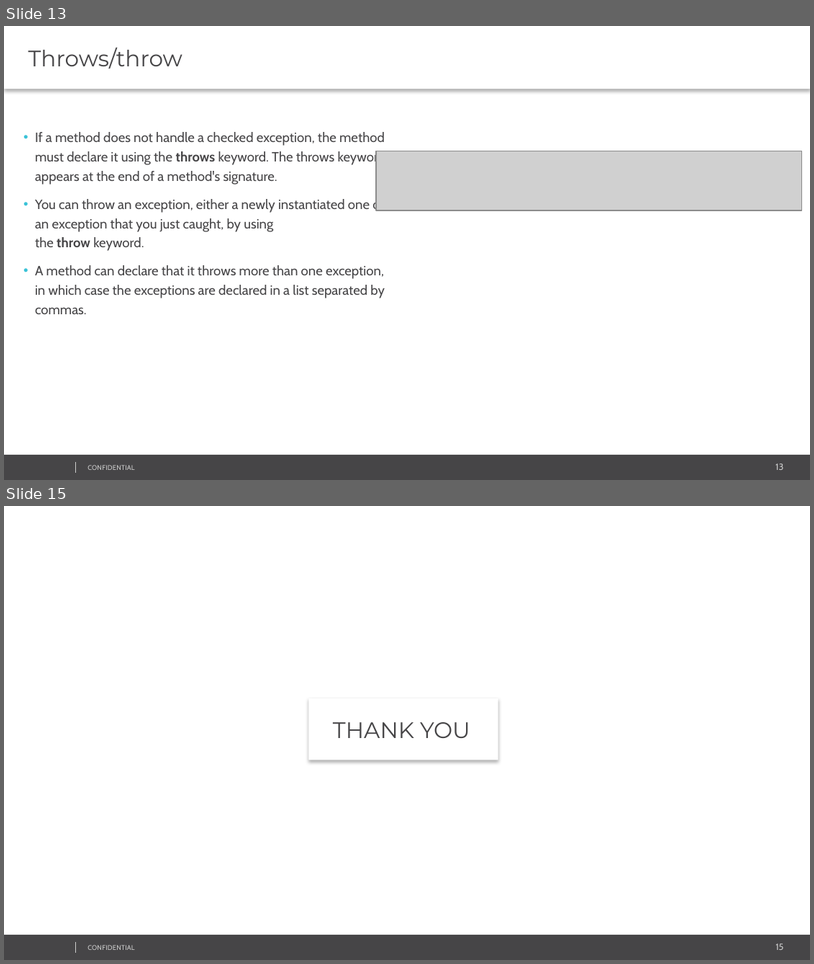
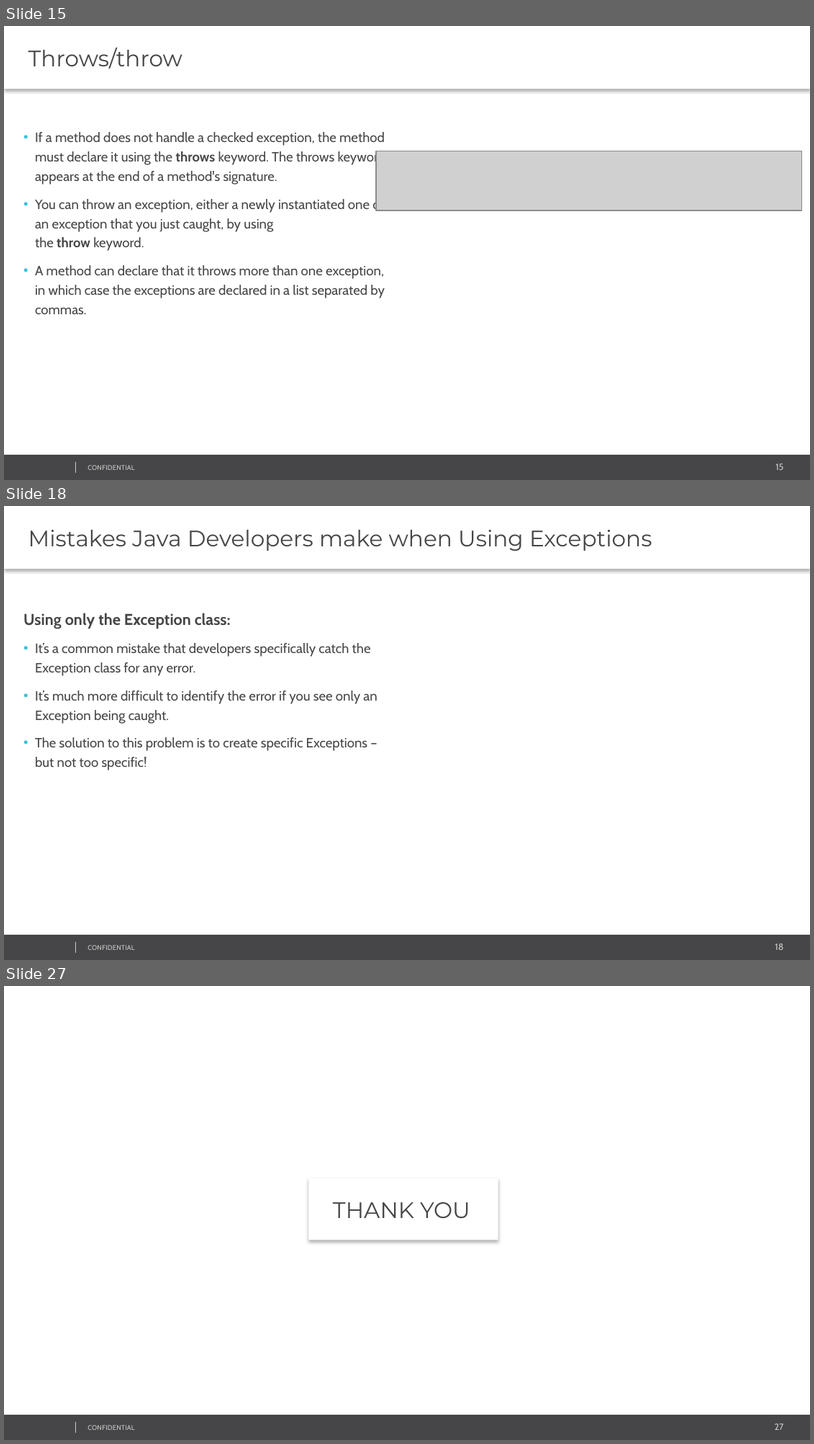
Before and after one commit to svasanth/exceptions, a slide deck: Java Exception Handling.pptx. Shown one above the other, each under a label of ours: slides 13 and 15 before the commit, slides 15, 18 and 27 after it; the slides between them are not shown. The pictures are 814x964 and 814x1444 pixels, drawn with LibreOffice and Linux fonts; fonts in the diff are those of the drawing; grey boxes stand for pictures; background and template pictures are left out. Boxes give left, top, right and bottom in pixels: in the first picture for what was removed or moved away, otherwise in the second. Text is boxed around its words. In the diff, an @@ line names an element or a change of style, - is before the commit and + after.

```diff
--- a/Java Exception Handling.pptx
+++ b/Java Exception Handling.pptx
@@ slide 18 added at <box>4,506,810,960</box>, background #FFFFFF; not listed: 4 template elements that a slide beside it also shows @@
@@ text added at <box>4,506,810,569</box>, fill #FFFFFF, 20 pt, text #464547 @@
+Mistakes Java Developers make when Using Exceptions
@@ text added at <box>23,613,377,770</box>, 12 pt, text #464547 @@
+Using only the Exception class:
+• It’s a common mistake that developers specifically catch the Exception class for any error.
+• It’s much more difficult to identify the error if you see only an Exception being caught.
+• The solution to this problem is to create specific Exceptions – but not too specific!
@@ what was slide 13 is now slide 15 @@
@@ page number at <box>776,463,784,470</box>: text changed @@
-13
+15
@@ what was slide 15 is now slide 27 @@
@@ page number at <box>775,1423,784,1430</box>: text changed @@
-15
+27
```
Also in this commit, not shown: 8 slides changed, 11 other slides added, 14 other files.
